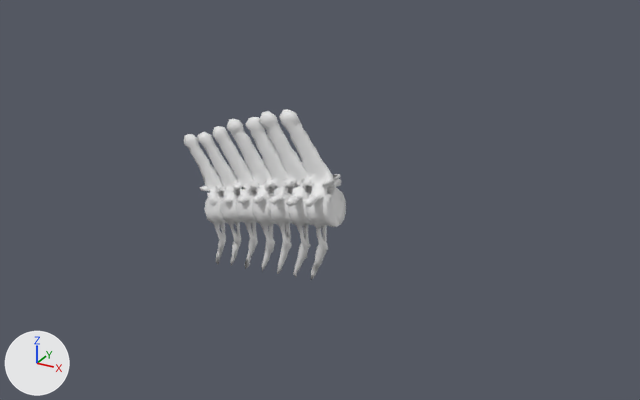
What one commit did to the FBX model blender/out/Triceratops/export/Os_Queue_Triceratops.fbx.
Rendered twice from a 50 mm lens placed at (11.15, -17.13, 8.78), pointed at (1.35, 0.68, -0.12). Every picture has the same lights, and +X, +Y and +Z are marked at lower left. The picture after the commit comes second.

The scene before the commit, as lines of its bpy script (objects in view):
```python
me_os_queue_triceratops_01 = bpy.data.meshes.new('Os_Queue_Triceratops_01')
me_os_queue_triceratops_01.from_pydata(...)  # 1971 vertices, 4042 faces; spans x -2.26..2.26, y -0.8..0.8, z -2.35..2.35
me_os_queue_triceratops_01.materials.append(mat_museum_bone___warm_ivory)  # white #e7e7e7
ob_os_queue_triceratops_01 = bpy.data.objects.new('Os_Queue_Triceratops_01', me_os_queue_triceratops_01)
ob_os_queue_triceratops_01.location = (0.0, 0.0, 0.0)
```
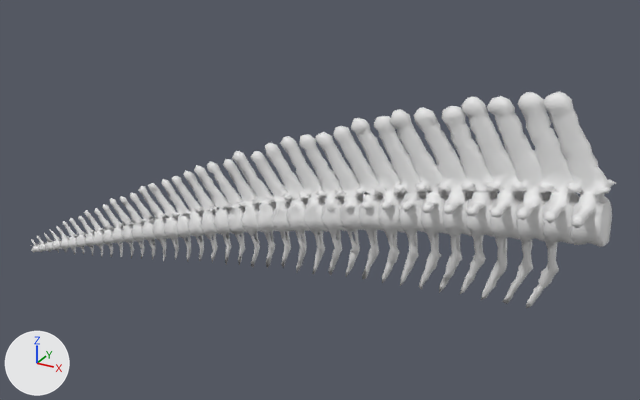
What differs and where, as boxes (x1, y1, x2, y2) in the pictures (640 x 400 px; the box of a moved part takes in the faces that stretch with it):
'Os_Queue_Triceratops_01', reshaped (260% wider, 27% taller): before (184, 109, 346, 280); after (31, 91, 616, 308)
part 1 of me_os_queue_triceratops_01, added: after (414, 107, 475, 293)
part 2 of me_os_queue_triceratops_01, moved or reshaped: before (259, 111, 313, 277); after (389, 109, 449, 290)
part 3 of me_os_queue_triceratops_01, moved or reshaped: before (246, 117, 293, 274); after (374, 116, 426, 286)
part 4 of me_os_queue_triceratops_01, moved or reshaped: before (227, 119, 277, 272); after (351, 118, 407, 283)
part 5 of me_os_queue_triceratops_01, moved or reshaped: before (213, 126, 258, 269); after (333, 126, 383, 280)
part 6 of me_os_queue_triceratops_01, moved or reshaped: before (197, 132, 243, 266); after (315, 132, 365, 277)
part 7 of me_os_queue_triceratops_01, rebuilt (9% narrower, 23% shorter): before (184, 134, 227, 264); after (194, 165, 233, 265)
part 8 of me_os_queue_triceratops_01, reshaped: before (279, 109, 346, 280); after (31, 134, 346, 275)
part 9 of me_os_queue_triceratops_01, added: after (442, 91, 616, 308)

Edits to the bpy script that builds the scene:
```text
Change me_os_queue_triceratops_01:
    used by ob_os_queue_triceratops_01; location = (0.0, 0.0, 0.0)
    remove me_os_queue_triceratops_01.from_pydata(...)  # 1971 vertices, 4042 faces; spans x -2.26..2.26, y -0.8..0.8, z -2.35..2.35
    add me_os_queue_triceratops_01.from_pydata(...)  # 6994 vertices, 14039 faces; spans x -8.44..8.44, y -1.17..1.17, z -3.68..3.68
    me_os_queue_triceratops_01 part 1: the loose piece of 342 vertices spanning x 0.61..2.26, y -0.8..0.8, z -2.07..2.35 is copied, and the copy is moved by (3.42, 0.01, 0.57); it spans x 4.04..5.68, y -0.79..0.8, z -1.51..2.92
    me_os_queue_triceratops_01 part 2: the loose piece of 312 vertices spanning x 0.06..1.71, y -0.73..0.77, z -2.12..2.22 is moved by (3.42, 0.01, 0.57)
    me_os_queue_triceratops_01 part 3: the loose piece of 300 vertices spanning x -0.35..1.19, y -0.62..0.72, z -2.15..2.02 is moved by (3.42, 0.01, 0.57)
    me_os_queue_triceratops_01 part 4: the loose piece of 288 vertices spanning x -0.93..0.68, y -0.56..0.62, z -2.21..1.85 is moved by (3.42, 0.01, 0.57)
    me_os_queue_triceratops_01 part 5: the loose piece of 260 vertices spanning x -1.38..0.15, y -0.46..0.53, z -2.25..1.58 is moved by (3.42, 0.01, 0.57)
    me_os_queue_triceratops_01 part 6: the loose piece of 233 vertices spanning x -1.83..-0.33, y -0.42..0.5, z -2.31..1.38 is moved by (3.42, 0.01, 0.57)
    me_os_queue_triceratops_01 part 7: the loose piece of 224 vertices spanning x -2.26..-0.86, y -0.36..0.44, z -2.35..1.24 is rebuilt with 139 vertices and now spans x -2.01..-0.72, y -0.25..0.36, z -2.31..0.42
    me_os_queue_triceratops_01 part 8: 341 vertices removed from x 0.61..2.26, y -0.8..0.8, z -2.07..2.35; 3137 vertices added at x -8.44..2.57, y -0.35..0.44, z -3.68..1.81
    me_os_queue_triceratops_01 part 9: 1910 vertices added at x 4.69..8.44, y -1.17..1.17, z -1.42..3.68
    other edits to the shape of me_os_queue_triceratops_01 do not show in these pictures
```
